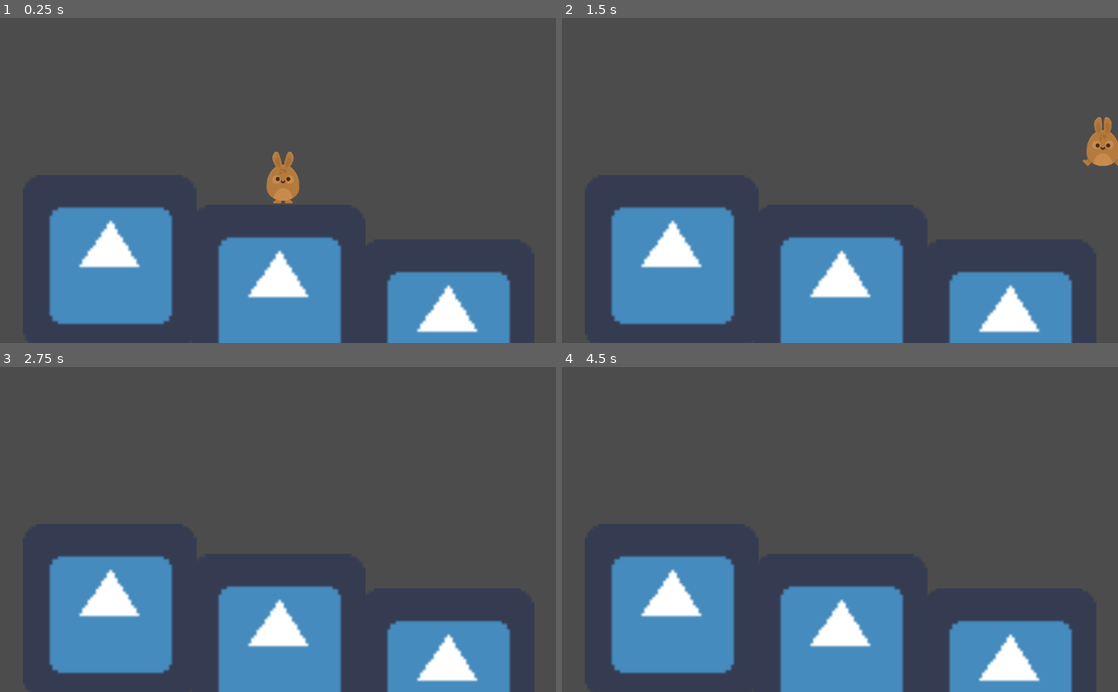
Above: before the commit, frames 1-4 (two rows, left to right).
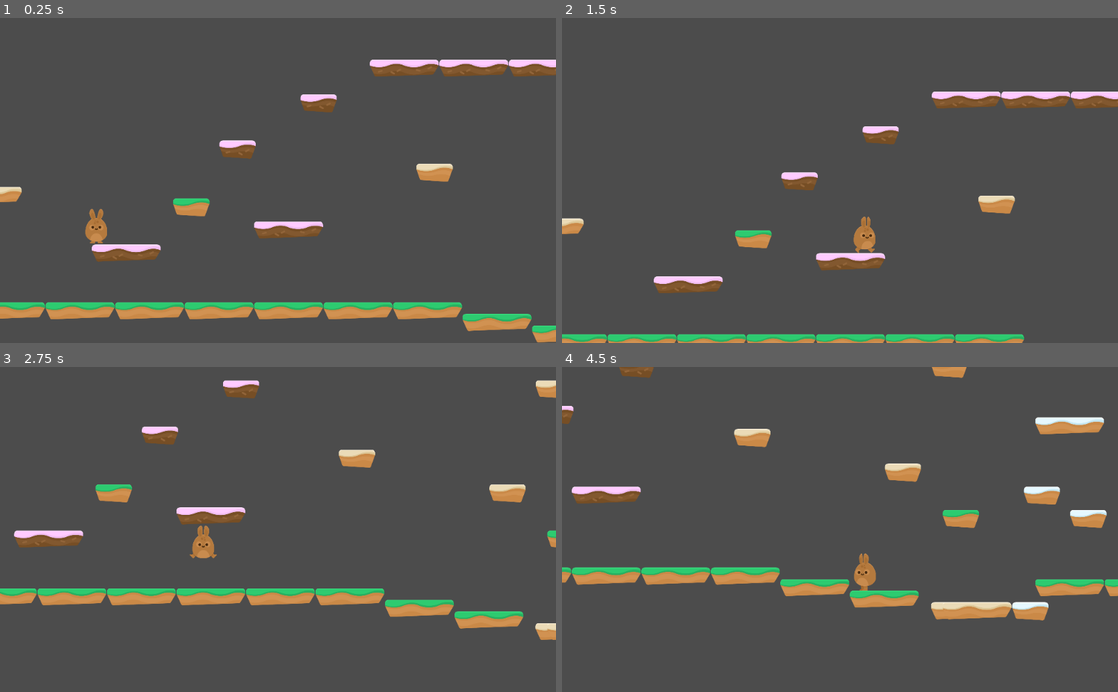
Above: after the commit, the same moments.

Repository: ilonanen/udemy_project_hoppy_days
Game: Godot game, scene res://Levels/Level1.tscn
The game is run twice, just before and just after one commit, with the same random seed, the same clock (stepped at 60 frames per second) and the same inputs. The engine's default icon, where the game draws it, is replaced by a stand-in: a white triangle on a blue panel in a dark square.
Inputs:
- Up to frame 1 (0.25 s): no input
- Up to frame 2 (1.5 s): hold W (jump) 0.53-1.28 s; hold D (right) from 0.53 s (still down); tap W (jump) at 1.35 s
- Up to frame 3 (2.75 s): tap W (jump) at 1.52, 1.82 s; release D (right) at 2.03 s; hold A (left) from 2.03 s (still down); hold W (jump) from 2.03 s (still down)
- Up to frame 4 (4.5 s): release A (left) at 2.78 s; release W (jump) at 2.78 s; hold D (right) 2.78-4.28 s; tap W (jump) at 2.85, 3.02, 3.32, 4.35 s; hold W (jump) 3.53-4.28 s; hold A (left) from 4.28 s (still down)

The runs differ from the first frame. In frame 1, 26% of the frame differs, in the area x 0-100%, y 12-100%; in frame 2, 25%; in frame 3, 26%; in frame 4, 27%, in the area x 0-100%, y 0-100%.

Commit message:
First level

Diff:
--- a/Levels/Level1.tscn
+++ b/Levels/Level1.tscn
@@ -1,9 +1,7 @@
-[gd_scene load_steps=4 format=2]
+[gd_scene load_steps=3 format=2]
 
-[ext_resource path="res://Player.tscn" type="PackedScene" id=1]
-[ext_resource path="res://icon.png" type="Texture" id=2]
-
-[sub_resource type="RectangleShape2D" id=1]
+[ext_resource path="res://Player/Player.tscn" type="PackedScene" id=1]
+[ext_resource path="res://Levels/TileSet.tres" type="TileSet" id=2]
 
 [node name="Level1" type="Node2D"]
 position = Vector2( -4.48987, 0 )
@@ -11,52 +9,12 @@
 [node name="Player" parent="." instance=ExtResource( 1 )]
 position = Vector2( 536.952, 106.322 )
 
-[node name="Floor" type="StaticBody2D" parent="."]
-position = Vector2( 519.795, 715.043 )
-__meta__ = {
-"_edit_group_": true
-}
-
-[node name="Sprite" type="Sprite" parent="Floor"]
-scale = Vector2( 10, 10 )
-texture = ExtResource( 2 )
-
-[node name="CollisionShape2D" type="CollisionShape2D" parent="Floor"]
-visible = false
-scale = Vector2( 32, 32 )
-shape = SubResource( 1 )
-
-[node name="Floor2" type="StaticBody2D" parent="."]
-position = Vector2( 1142.06, 842.859 )
-__meta__ = {
-"_edit_group_": true
-}
-
-[node name="Sprite" type="Sprite" parent="Floor2"]
-scale = Vector2( 10, 10 )
-texture = ExtResource( 2 )
-
-[node name="CollisionShape2D" type="CollisionShape2D" parent="Floor2"]
-visible = false
-scale = Vector2( 32, 32 )
-shape = SubResource( 1 )
-
-[node name="Floor3" type="StaticBody2D" parent="."]
-position = Vector2( -102.469, 604.045 )
-__meta__ = {
-"_edit_group_": true
-}
-
-[node name="Sprite" type="Sprite" parent="Floor3"]
-scale = Vector2( 10, 10 )
-texture = ExtResource( 2 )
-
-[node name="CollisionShape2D" type="CollisionShape2D" parent="Floor3"]
-visible = false
-scale = Vector2( 32, 32 )
-shape = SubResource( 1 )
-
 [node name="Camera2D" type="Camera2D" parent="."]
 position = Vector2( 518.494, 304.437 )
-current = true
 zoom = Vector2( 2, 2 )
+
+[node name="TileMap" type="TileMap" parent="."]
+tile_set = ExtResource( 2 )
+collision_layer = 2147483650
+format = 1
+tile_data = PoolIntArray( -524256, 0, 0, -524250, 0, 0, -524244, 0, 0, -327654, 1, 0, -327627, 5, 0, -65517, 1, 0, 62, 6, 0, 65572, 5, 0, 262140, 4, 0, 196698, 0, 0, 262159, 3, 0, 262193, 5, 0, 262215, 7, 0, 327765, 7, 0, 393238, 0, 0, 393277, 7, 0, 458832, 5, 0, 589818, 7, 0, 524296, 0, 0, 524342, 3, 0, 524353, 7, 0, 589899, 3, 0, 917496, 0, 0, 917502, 2, 0, 851972, 2, 0, 851978, 2, 0, 851984, 2, 0, 851990, 2, 0, 851996, 2, 0, 852002, 2, 0, 917544, 2, 0, 917566, 2, 0, 917572, 2, 0, 983086, 2, 0, 1048629, 4, 0, 1048630, 4, 0, 1048636, 7, 0 )
--- /dev/null
+++ b/Levels/PlatformTiles.tscn
@@ -0,0 +1,84 @@
+[gd_scene load_steps=9 format=2]
+
+[ext_resource path="res://GFX/Environment/ground_grass.png" type="Texture" id=1]
+[ext_resource path="res://GFX/Environment/ground_cake.png" type="Texture" id=2]
+[ext_resource path="res://GFX/Environment/ground_sand_small.png" type="Texture" id=3]
+[ext_resource path="res://GFX/Environment/ground_grass_small.png" type="Texture" id=4]
+[ext_resource path="res://GFX/Environment/ground_snow.png" type="Texture" id=5]
+[ext_resource path="res://GFX/Environment/ground_snow_small.png" type="Texture" id=6]
+[ext_resource path="res://GFX/Environment/ground_sand.png" type="Texture" id=7]
+[ext_resource path="res://GFX/Environment/ground_cake_small.png" type="Texture" id=8]
+
+[node name="PlatformTiles" type="Node2D"]
+
+[node name="ground_cake" type="Sprite" parent="."]
+position = Vector2( 194.514, 201.075 )
+texture = ExtResource( 2 )
+
+[node name="StaticBody2D" type="StaticBody2D" parent="ground_cake"]
+
+[node name="CollisionPolygon2D" type="CollisionPolygon2D" parent="ground_cake/StaticBody2D"]
+polygon = PoolVector2Array( -175.557, -46.9128, -187.342, -40.7392, -191.271, -17.7287, -163.771, 44.0067, -157.036, 46.8128, 156.766, 36.1494, 167.99, 21.5574, 189.891, -14.9226, 189.33, -37.3718, 182.034, -44.1066, 171.371, -47.474 )
+
+[node name="ground_cake_small" type="Sprite" parent="."]
+position = Vector2( 110.534, 53.1684 )
+texture = ExtResource( 8 )
+
+[node name="StaticBody2D" type="StaticBody2D" parent="ground_cake_small"]
+
+[node name="CollisionPolygon2D" type="CollisionPolygon2D" parent="ground_cake_small/StaticBody2D"]
+polygon = PoolVector2Array( 99.388, -21.3949, 99.9178, -37.2868, 94.6205, -47.3517, 79.2582, -50.0004, -84.4288, -48.9409, -93.4342, -46.822, -100.321, -36.2273, -98.7316, -18.7462, -83.3693, 32.6377, -77.0126, 39.5243, 67.0744, 49.5891, 73.4312, 48.5297, 77.1393, 43.2324, 97.2691, -11.8597 )
+
+[node name="ground_grass" type="Sprite" parent="."]
+position = Vector2( 786.524, 517.343 )
+texture = ExtResource( 1 )
+
+[node name="StaticBody2D2" type="StaticBody2D" parent="ground_grass"]
+
+[node name="CollisionPolygon2D" type="CollisionPolygon2D" parent="ground_grass/StaticBody2D2"]
+polygon = PoolVector2Array( -175.557, -46.9128, -187.342, -40.7392, -191.271, -17.7287, -163.771, 44.0067, -157.036, 46.8128, 156.766, 36.1494, 167.99, 21.5574, 189.891, -14.9226, 189.33, -37.3718, 182.034, -44.1066, 171.371, -47.474 )
+
+[node name="ground_grass_small" type="Sprite" parent="."]
+position = Vector2( 719.252, 359.254 )
+texture = ExtResource( 4 )
+
+[node name="StaticBody2D2" type="StaticBody2D" parent="ground_grass_small"]
+
+[node name="CollisionPolygon2D" type="CollisionPolygon2D" parent="ground_grass_small/StaticBody2D2"]
+polygon = PoolVector2Array( 99.388, -21.3949, 99.9178, -37.2868, 94.6205, -47.3517, 79.2582, -50.0004, -84.4288, -48.9409, -93.4342, -46.822, -100.321, -36.2273, -98.7316, -18.7462, -83.3693, 32.6377, -77.0126, 39.5243, 67.0744, 49.5891, 73.4312, 48.5297, 77.1393, 43.2324, 97.2691, -11.8597 )
+
+[node name="ground_sand" type="Sprite" parent="."]
+position = Vector2( 762.978, 180.984 )
+texture = ExtResource( 7 )
+
+[node name="StaticBody2D3" type="StaticBody2D" parent="ground_sand"]
+
+[node name="CollisionPolygon2D" type="CollisionPolygon2D" parent="ground_sand/StaticBody2D3"]
+polygon = PoolVector2Array( -175.557, -46.9128, -187.342, -40.7392, -191.271, -17.7287, -163.771, 44.0067, -157.036, 46.8128, 156.766, 36.1494, 167.99, 21.5574, 189.891, -14.9226, 189.33, -37.3718, 182.034, -44.1066, 171.371, -47.474 )
+
+[node name="ground_sand_small" type="Sprite" parent="."]
+position = Vector2( 668.798, 56.5319 )
+texture = ExtResource( 3 )
+
+[node name="StaticBody2D3" type="StaticBody2D" parent="ground_sand_small"]
+
+[node name="CollisionPolygon2D" type="CollisionPolygon2D" parent="ground_sand_small/StaticBody2D3"]
+polygon = PoolVector2Array( 99.388, -21.3949, 99.9178, -37.2868, 94.6205, -47.3517, 79.2582, -50.0004, -84.4288, -48.9409, -93.4342, -46.822, -100.321, -36.2273, -98.7316, -18.7462, -83.3693, 32.6377, -77.0126, 39.5243, 67.0744, 49.5891, 73.4312, 48.5297, 77.1393, 43.2324, 97.2691, -11.8597 )
+
+[node name="ground_snow" type="Sprite" parent="."]
+position = Vector2( 228.169, 517.343 )
+texture = ExtResource( 5 )
+
+[node name="StaticBody2D4" type="StaticBody2D" parent="ground_snow"]
+
+[node name="CollisionPolygon2D" type="CollisionPolygon2D" parent="ground_snow/StaticBody2D4"]
+polygon = PoolVector2Array( -175.557, -46.9128, -187.342, -40.7392, -191.271, -17.7287, -163.771, 44.0067, -157.036, 46.8128, 156.766, 36.1494, 167.99, 21.5574, 189.891, -14.9226, 189.33, -37.3718, 182.034, -44.1066, 171.371, -47.474 )
+
+[node name="ground_snow_small" type="Sprite" parent="."]
+position = Vector2( 147.443, 355.891 )
+texture = ExtResource( 6 )
+
+[node name="StaticBody2D4" type="StaticBody2D" parent="ground_snow_small"]
+
+[node name="CollisionPolygon2D" type="CollisionPolygon2D" parent="ground_snow_small/StaticBody2D4"]
+polygon = PoolVector2Array( 99.388, -21.3949, 99.9178, -37.2868, 94.6205, -47.3517, 79.2582, -50.0004, -84.4288, -48.9409, -93.4342, -46.822, -100.321, -36.2273, -98.7316, -18.7462, -83.3693, 32.6377, -77.0126, 39.5243, 67.0744, 49.5891, 73.4312, 48.5297, 77.1393, 43.2324, 97.2691, -11.8597 )
--- /dev/null
+++ b/Levels/TileSet.tres
@@ -0,0 +1,204 @@
+[gd_resource type="TileSet" load_steps=17 format=2]
+
+[ext_resource path="res://GFX/Environment/ground_grass.png" type="Texture" id=1]
+[ext_resource path="res://GFX/Environment/ground_cake.png" type="Texture" id=2]
+[ext_resource path="res://GFX/Environment/ground_sand_small.png" type="Texture" id=3]
+[ext_resource path="res://GFX/Environment/ground_grass_small.png" type="Texture" id=4]
+[ext_resource path="res://GFX/Environment/ground_snow.png" type="Texture" id=5]
+[ext_resource path="res://GFX/Environment/ground_snow_small.png" type="Texture" id=6]
+[ext_resource path="res://GFX/Environment/ground_sand.png" type="Texture" id=7]
+[ext_resource path="res://GFX/Environment/ground_cake_small.png" type="Texture" id=8]
+
+[sub_resource type="ConvexPolygonShape2D" id=1]
+points = PoolVector2Array( 171.371, -47.474, 182.034, -44.1066, 189.33, -37.3718, 189.891, -14.9226, 167.99, 21.5574, 156.766, 36.1494, -157.036, 46.8128, -163.771, 44.0067, -191.271, -17.7287, -187.342, -40.7392, -175.557, -46.9128 )
+
+[sub_resource type="ConvexPolygonShape2D" id=2]
+points = PoolVector2Array( 97.2691, -11.8597, 77.1393, 43.2324, 73.4312, 48.5297, 67.0744, 49.5891, -77.0126, 39.5243, -83.3693, 32.6377, -98.7316, -18.7462, -100.321, -36.2273, -93.4342, -46.822, -84.4288, -48.9409, 79.2582, -50.0004, 94.6205, -47.3517, 99.9178, -37.2868, 99.388, -21.3949 )
+
+[sub_resource type="ConvexPolygonShape2D" id=3]
+points = PoolVector2Array( 171.371, -47.474, 182.034, -44.1066, 189.33, -37.3718, 189.891, -14.9226, 167.99, 21.5574, 156.766, 36.1494, -157.036, 46.8128, -163.771, 44.0067, -191.271, -17.7287, -187.342, -40.7392, -175.557, -46.9128 )
+
+[sub_resource type="ConvexPolygonShape2D" id=4]
+points = PoolVector2Array( 97.2691, -11.8597, 77.1393, 43.2324, 73.4312, 48.5297, 67.0744, 49.5891, -77.0126, 39.5243, -83.3693, 32.6377, -98.7316, -18.7462, -100.321, -36.2273, -93.4342, -46.822, -84.4288, -48.9409, 79.2582, -50.0004, 94.6205, -47.3517, 99.9178, -37.2868, 99.388, -21.3949 )
+
+[sub_resource type="ConvexPolygonShape2D" id=5]
+points = PoolVector2Array( 171.371, -47.474, 182.034, -44.1066, 189.33, -37.3718, 189.891, -14.9226, 167.99, 21.5574, 156.766, 36.1494, -157.036, 46.8128, -163.771, 44.0067, -191.271, -17.7287, -187.342, -40.7392, -175.557, -46.9128 )
+
+[sub_resource type="ConvexPolygonShape2D" id=6]
+points = PoolVector2Array( 97.2691, -11.8597, 77.1393, 43.2324, 73.4312, 48.5297, 67.0744, 49.5891, -77.0126, 39.5243, -83.3693, 32.6377, -98.7316, -18.7462, -100.321, -36.2273, -93.4342, -46.822, -84.4288, -48.9409, 79.2582, -50.0004, 94.6205, -47.3517, 99.9178, -37.2868, 99.388, -21.3949 )
+
+[sub_resource type="ConvexPolygonShape2D" id=7]
+points = PoolVector2Array( 171.371, -47.474, 182.034, -44.1066, 189.33, -37.3718, 189.891, -14.9226, 167.99, 21.5574, 156.766, 36.1494, -157.036, 46.8128, -163.771, 44.0067, -191.271, -17.7287, -187.342, -40.7392, -175.557, -46.9128 )
+
+[sub_resource type="ConvexPolygonShape2D" id=8]
+points = PoolVector2Array( 97.2691, -11.8597, 77.1393, 43.2324, 73.4312, 48.5297, 67.0744, 49.5891, -77.0126, 39.5243, -83.3693, 32.6377, -98.7316, -18.7462, -100.321, -36.2273, -93.4342, -46.822, -84.4288, -48.9409, 79.2582, -50.0004, 94.6205, -47.3517, 99.9178, -37.2868, 99.388, -21.3949 )
+
+[resource]
+0/name = "ground_cake"
+0/texture = ExtResource( 2 )
+0/tex_offset = Vector2( 0, 0 )
+0/modulate = Color( 1, 1, 1, 1 )
+0/region = Rect2( 0, 0, 380, 94 )
+0/tile_mode = 0
+0/occluder_offset = Vector2( 190, 47 )
+0/navigation_offset = Vector2( 190, 47 )
+0/shape_offset = Vector2( 190, 47 )
+0/shape_transform = Transform2D( 1, 0, 0, 1, 190, 47 )
+0/shape = SubResource( 1 )
+0/shape_one_way = false
+0/shape_one_way_margin = 1.0
+0/shapes = [ {
+"autotile_coord": Vector2( 0, 0 ),
+"one_way": false,
+"one_way_margin": 1.0,
+"shape": SubResource( 1 ),
+"shape_transform": Transform2D( 1, 0, 0, 1, 190, 47 )
+} ]
+0/z_index = 0
+1/name = "ground_cake_small"
+1/texture = ExtResource( 8 )
+1/tex_offset = Vector2( 0, 0 )
+1/modulate = Color( 1, 1, 1, 1 )
+1/region = Rect2( 0, 0, 201, 100 )
+1/tile_mode = 0
+1/occluder_offset = Vector2( 100.5, 50 )
+1/navigation_offset = Vector2( 100.5, 50 )
+1/shape_offset = Vector2( 100.5, 50 )
+1/shape_transform = Transform2D( 1, 0, 0, 1, 100.5, 50 )
+1/shape = SubResource( 2 )
+1/shape_one_way = false
+1/shape_one_way_margin = 1.0
+1/shapes = [ {
+"autotile_coord": Vector2( 0, 0 ),
+"one_way": false,
+"one_way_margin": 1.0,
+"shape": SubResource( 2 ),
+"shape_transform": Transform2D( 1, 0, 0, 1, 100.5, 50 )
+} ]
+1/z_index = 0
+2/name = "ground_grass"
+2/texture = ExtResource( 1 )
+2/tex_offset = Vector2( 0, 0 )
+2/modulate = Color( 1, 1, 1, 1 )
+2/region = Rect2( 0, 0, 380, 94 )
+2/tile_mode = 0
+2/occluder_offset = Vector2( 190, 47 )
+2/navigation_offset = Vector2( 190, 47 )
+2/shape_offset = Vector2( 190, 47 )
+2/shape_transform = Transform2D( 1, 0, 0, 1, 190, 47 )
+2/shape = SubResource( 3 )
+2/shape_one_way = false
+2/shape_one_way_margin = 1.0
+2/shapes = [ {
+"autotile_coord": Vector2( 0, 0 ),
+"one_way": false,
+"one_way_margin": 1.0,
+"shape": SubResource( 3 ),
+"shape_transform": Transform2D( 1, 0, 0, 1, 190, 47 )
+} ]
+2/z_index = 0
+3/name = "ground_grass_small"
+3/texture = ExtResource( 4 )
+3/tex_offset = Vector2( 0, 0 )
+3/modulate = Color( 1, 1, 1, 1 )
+3/region = Rect2( 0, 0, 201, 100 )
+3/tile_mode = 0
+3/occluder_offset = Vector2( 100.5, 50 )
+3/navigation_offset = Vector2( 100.5, 50 )
+3/shape_offset = Vector2( 100.5, 50 )
+3/shape_transform = Transform2D( 1, 0, 0, 1, 100.5, 50 )
+3/shape = SubResource( 4 )
+3/shape_one_way = false
+3/shape_one_way_margin = 1.0
+3/shapes = [ {
+"autotile_coord": Vector2( 0, 0 ),
+"one_way": false,
+"one_way_margin": 1.0,
+"shape": SubResource( 4 ),
+"shape_transform": Transform2D( 1, 0, 0, 1, 100.5, 50 )
+} ]
+3/z_index = 0
+4/name = "ground_sand"
+4/texture = ExtResource( 7 )
+4/tex_offset = Vector2( 0, 0 )
+4/modulate = Color( 1, 1, 1, 1 )
+4/region = Rect2( 0, 0, 380, 94 )
+4/tile_mode = 0
+4/occluder_offset = Vector2( 190, 47 )
+4/navigation_offset = Vector2( 190, 47 )
+4/shape_offset = Vector2( 190, 47 )
+4/shape_transform = Transform2D( 1, 0, 0, 1, 190, 47 )
+4/shape = SubResource( 5 )
+4/shape_one_way = false
+4/shape_one_way_margin = 1.0
+4/shapes = [ {
+"autotile_coord": Vector2( 0, 0 ),
+"one_way": false,
+"one_way_margin": 1.0,
+"shape": SubResource( 5 ),
+"shape_transform": Transform2D( 1, 0, 0, 1, 190, 47 )
+} ]
+4/z_index = 0
+5/name = "ground_sand_small"
+5/texture = ExtResource( 3 )
+5/tex_offset = Vector2( 0, 0 )
+5/modulate = Color( 1, 1, 1, 1 )
+5/region = Rect2( 0, 0, 201, 100 )
+5/tile_mode = 0
+5/occluder_offset = Vector2( 100.5, 50 )
+5/navigation_offset = Vector2( 100.5, 50 )
+5/shape_offset = Vector2( 100.5, 50 )
+5/shape_transform = Transform2D( 1, 0, 0, 1, 100.5, 50 )
+5/shape = SubResource( 6 )
+5/shape_one_way = false
+5/shape_one_way_margin = 1.0
+5/shapes = [ {
+"autotile_coord": Vector2( 0, 0 ),
+"one_way": false,
+"one_way_margin": 1.0,
+"shape": SubResource( 6 ),
+"shape_transform": Transform2D( 1, 0, 0, 1, 100.5, 50 )
+} ]
+5/z_index = 0
+6/name = "ground_snow"
+6/texture = ExtResource( 5 )
+6/tex_offset = Vector2( 0, 0 )
+6/modulate = Color( 1, 1, 1, 1 )
+6/region = Rect2( 0, 0, 380, 94 )
+6/tile_mode = 0
+6/occluder_offset = Vector2( 190, 47 )
+6/navigation_offset = Vector2( 190, 47 )
+6/shape_offset = Vector2( 190, 47 )
+6/shape_transform = Transform2D( 1, 0, 0, 1, 190, 47 )
+6/shape = SubResource( 7 )
+6/shape_one_way = false
+6/shape_one_way_margin = 1.0
+6/shapes = [ {
+"autotile_coord": Vector2( 0, 0 ),
+"one_way": false,
+"one_way_margin": 1.0,
+"shape": SubResource( 7 ),
+"shape_transform": Transform2D( 1, 0, 0, 1, 190, 47 )
+} ]
+6/z_index = 0
+7/name = "ground_snow_small"
+7/texture = ExtResource( 6 )
+7/tex_offset = Vector2( 0, 0 )
+7/modulate = Color( 1, 1, 1, 1 )
+7/region = Rect2( 0, 0, 201, 100 )
+7/tile_mode = 0
+7/occluder_offset = Vector2( 100.5, 50 )
+7/navigation_offset = Vector2( 100.5, 50 )
+7/shape_offset = Vector2( 100.5, 50 )
+7/shape_transform = Transform2D( 1, 0, 0, 1, 100.5, 50 )
+7/shape = SubResource( 8 )
+7/shape_one_way = false
+7/shape_one_way_margin = 1.0
+7/shapes = [ {
+"autotile_coord": Vector2( 0, 0 ),
+"one_way": false,
+"one_way_margin": 1.0,
+"shape": SubResource( 8 ),
+"shape_transform": Transform2D( 1, 0, 0, 1, 100.5, 50 )
+} ]
+7/z_index = 0
--- a/Player.tscn
+++ /dev/null
@@ -1,45 +0,0 @@
-[gd_scene load_steps=9 format=2]
-
-[ext_resource path="res://GFX/Players/bunny1_stand.png" type="Texture" id=1]
-[ext_resource path="res://Player.gd" type="Script" id=2]
-[ext_resource path="res://GFX/Players/bunny1_ready.png" type="Texture" id=3]
-[ext_resource path="res://GFX/Players/bunny1_walk2.png" type="Texture" id=4]
-[ext_resource path="res://GFX/Players/bunny1_walk1.png" type="Texture" id=5]
-[ext_resource path="res://GFX/Players/bunny1_jump.png" type="Texture" id=6]
-
-[sub_resource type="CapsuleShape2D" id=1]
-radius = 60.5
-height = 83.0
-
-[sub_resource type="SpriteFrames" id=2]
-animations = [ {
-"frames": [ ExtResource( 1 ), ExtResource( 3 ) ],
-"loop": true,
-"name": "idle",
-"speed": 5.0
-}, {
-"frames": [ ExtResource( 5 ), ExtResource( 4 ) ],
-"loop": true,
-"name": "walk",
-"speed": 8.0
-}, {
-"frames": [ ExtResource( 6 ) ],
-"loop": true,
-"name": "jump",
-"speed": 5.0
-} ]
-
-[node name="Player" type="KinematicBody2D"]
-position = Vector2( 494.564, 281.404 )
-script = ExtResource( 2 )
-__meta__ = {
-"_edit_group_": true
-}
-
-[node name="CollisionShape2D" type="CollisionShape2D" parent="."]
-visible = false
-shape = SubResource( 1 )
-
-[node name="AnimatedSprite" type="AnimatedSprite" parent="."]
-frames = SubResource( 2 )
-animation = "idle"
--- a/Player.gd
+++ b/Player/Player.gd
@@ -2,11 +2,12 @@
 
 var motion = Vector2(0,0) # x, y
 
-const SPEED = 1000 # * delta
+const SPEED = 1200 # * delta
 const GRAVITY = 300 # * delta
 const UP = Vector2(0, -1)
-const JUMP_SPEED = 3000
+const JUMP_SPEED = 4000
 
+signal animate
 
 func _physics_process(delta):
 	apply_gravity()
@@ -38,13 +39,4 @@
 
 
 func animate():
-	if motion.y < 0:
-		$AnimatedSprite.play("jump")
-	elif motion.x < 0:
-		$AnimatedSprite.flip_h = true
-		$AnimatedSprite.play("walk")
-	elif motion.x > 0:
-		$AnimatedSprite.flip_h = false
-		$AnimatedSprite.play("walk")
-	else:
-		$AnimatedSprite.play("idle")
+	emit_signal("animate", motion)
--- /dev/null
+++ b/Player/Player.tscn
@@ -0,0 +1,33 @@
+[gd_scene load_steps=4 format=2]
+
+[ext_resource path="res://Player/PlayerAnimation.tscn" type="PackedScene" id=1]
+[ext_resource path="res://Player/Player.gd" type="Script" id=2]
+
+[sub_resource type="CapsuleShape2D" id=1]
+radius = 60.5
+height = 83.0
+
+[node name="Player" type="KinematicBody2D"]
+position = Vector2( 37.1167, 160.315 )
+collision_mask = 2
+script = ExtResource( 2 )
+__meta__ = {
+"_edit_group_": true
+}
+
+[node name="CollisionShape2D" type="CollisionShape2D" parent="."]
+visible = false
+shape = SubResource( 1 )
+
+[node name="PlayerAnimation" parent="." instance=ExtResource( 1 )]
+
+[node name="Camera2D" type="Camera2D" parent="."]
+current = true
+zoom = Vector2( 3, 3 )
+limit_left = 0
+limit_right = 100000001
+limit_bottom = 100000000
+drag_margin_h_enabled = true
+drag_margin_v_enabled = true
+smoothing_enabled = true
+[connection signal="animate" from="." to="PlayerAnimation" method="_on_Player_animate"]
--- /dev/null
+++ b/Player/PlayerAnimation.gd
@@ -0,0 +1,13 @@
+extends AnimatedSprite
+
+func _on_Player_animate(motion):
+	if motion.y < 0:
+		play("jump")
+	elif motion.x < 0:
+		flip_h = true
+		play("walk")
+	elif motion.x > 0:
+		flip_h = false
+		play("walk")
+	else:
+		play("idle")
--- /dev/null
+++ b/Player/PlayerAnimation.tscn
@@ -0,0 +1,31 @@
+[gd_scene load_steps=8 format=2]
+
+[ext_resource path="res://GFX/Players/bunny1_walk2.png" type="Texture" id=1]
+[ext_resource path="res://GFX/Players/bunny1_walk1.png" type="Texture" id=2]
+[ext_resource path="res://GFX/Players/bunny1_jump.png" type="Texture" id=3]
+[ext_resource path="res://GFX/Players/bunny1_ready.png" type="Texture" id=4]
+[ext_resource path="res://GFX/Players/bunny1_stand.png" type="Texture" id=5]
+[ext_resource path="res://Player/PlayerAnimation.gd" type="Script" id=6]
+
+[sub_resource type="SpriteFrames" id=1]
+animations = [ {
+"frames": [ ExtResource( 5 ), ExtResource( 4 ) ],
+"loop": true,
+"name": "idle",
+"speed": 5.0
+}, {
+"frames": [ ExtResource( 2 ), ExtResource( 1 ) ],
+"loop": true,
+"name": "walk",
+"speed": 8.0
+}, {
+"frames": [ ExtResource( 3 ) ],
+"loop": true,
+"name": "jump",
+"speed": 5.0
+} ]
+
+[node name="PlayerAnimation" type="AnimatedSprite"]
+frames = SubResource( 1 )
+animation = "idle"
+script = ExtResource( 6 )
--- a/project.godot
+++ b/project.godot
@@ -38,6 +38,11 @@
  ]
 }
 
+[layer_names]
+
+2d_physics/layer_1="Player"
+2d_physics/layer_2="Terrain"
+
 [rendering]
 
 environment/default_environment="res://default_env.tres"
Not shown, added: Player/icon.png.import
